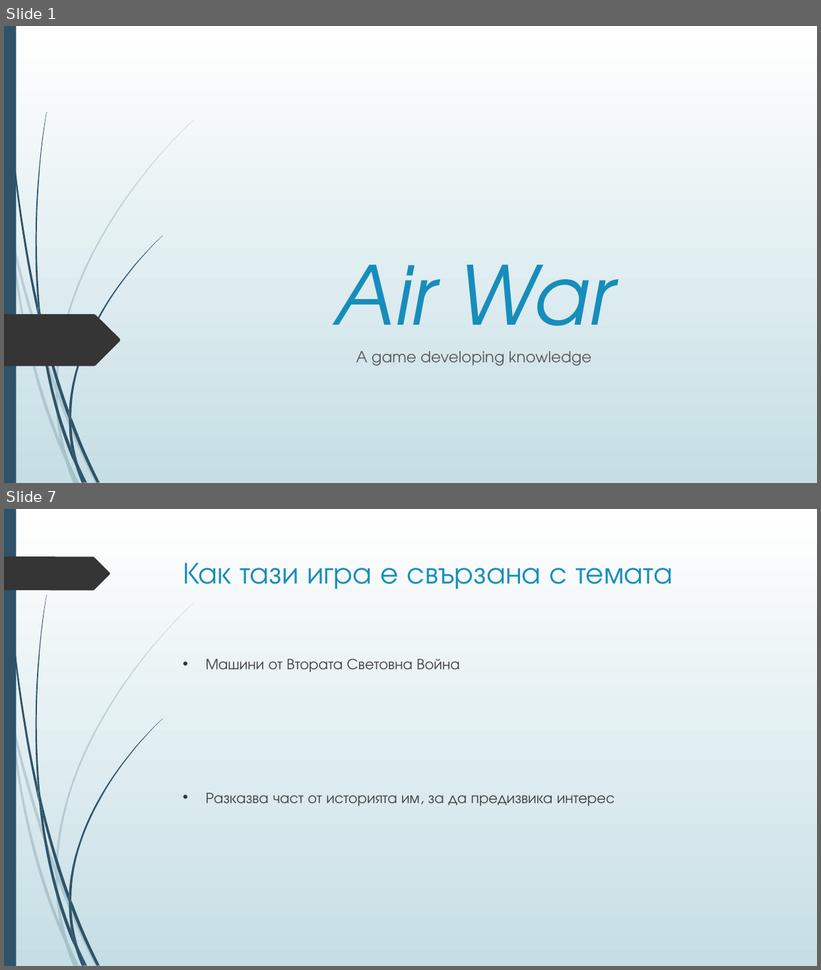
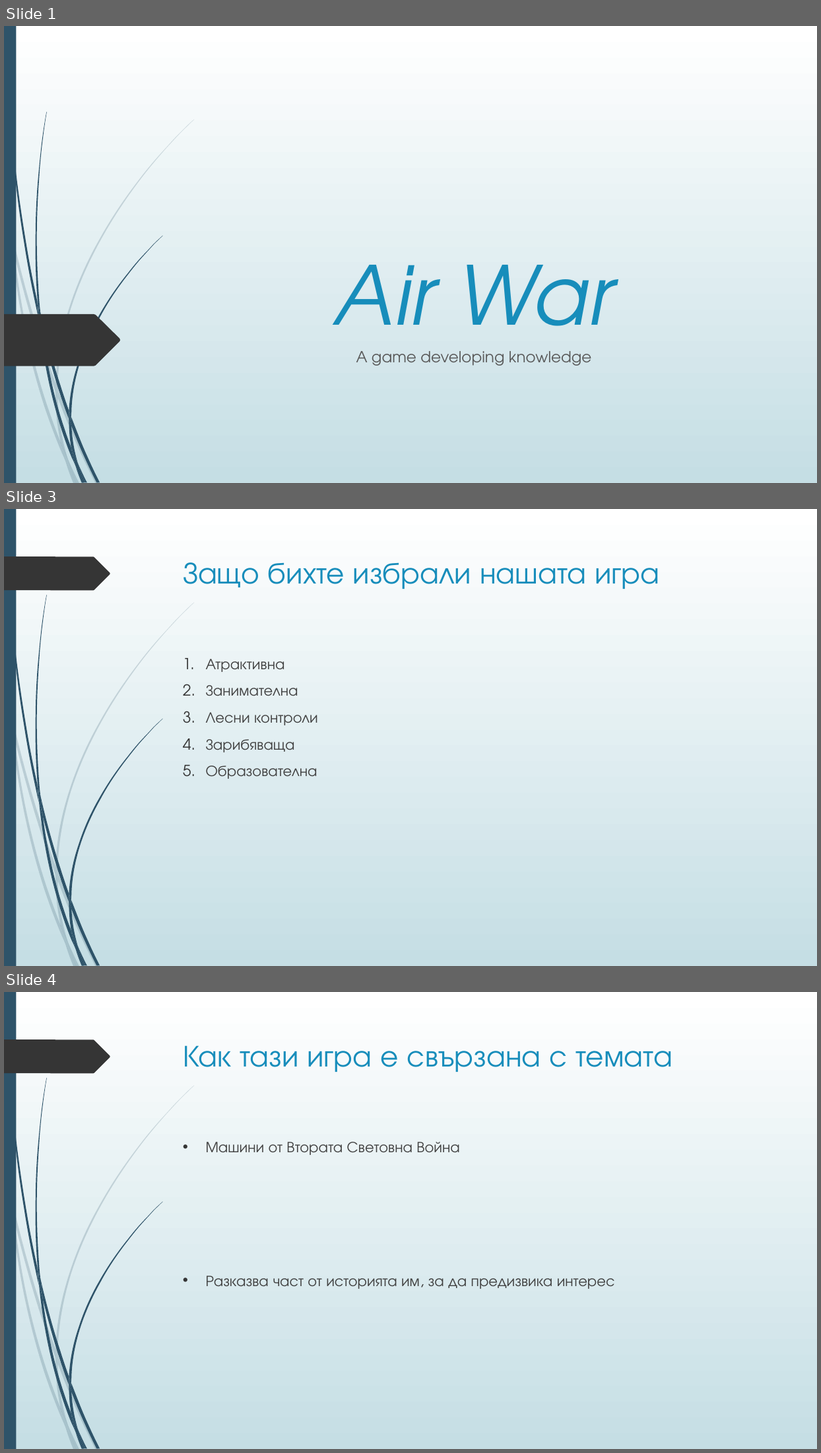
Before and after one commit to boki1/Hack30xTUES-, a slide deck: Hack 30 xTUES presentation.pptx. Shown one above the other, each under a label of ours: slides 1 and 7 before the commit, slides 1, 3 and 4 after it; the slides between them are not shown. The pictures are 821x970 and 821x1453 pixels, drawn with LibreOffice and Linux fonts; fonts in the diff are those of the drawing. Boxes give left, top, right and bottom in pixels: in the first picture for what was removed or moved away, otherwise in the second. Text is boxed around its words. In the diff, an @@ line names an element or a change of style, - is before the commit and + after.

```diff
--- a/Hack 30 xTUES presentation.pptx
+++ b/Hack 30 xTUES presentation.pptx
@@ slide 3 added at (4, 509, 817, 966), background gradient #FFFFFF to #C5DEE5; not listed: 24 template elements that a slide beside it also shows @@
@@ title added at (183, 562, 659, 589), 36 pt, text #178DBB @@
+Защо бихте избрали нашата игра
@@ text added at (206, 659, 318, 779), 18 pt, text #404040 @@
+1. Атрактивна
+2. Занимателна
+3. Лесни контроли
+4. Зарибяваща
+5. Образователна
@@ what was slide 7 is now slide 4 @@
```
Also in this commit, not shown: 2 slides changed, 4 slides removed.
